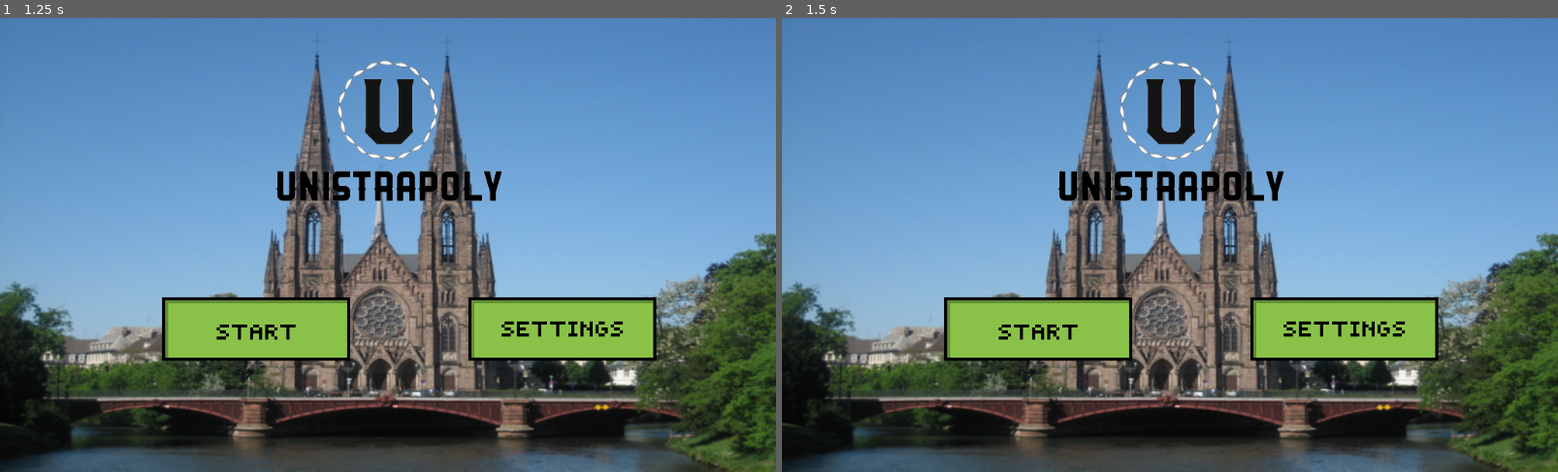
Above: before the commit, frames 1-2 (left to right).
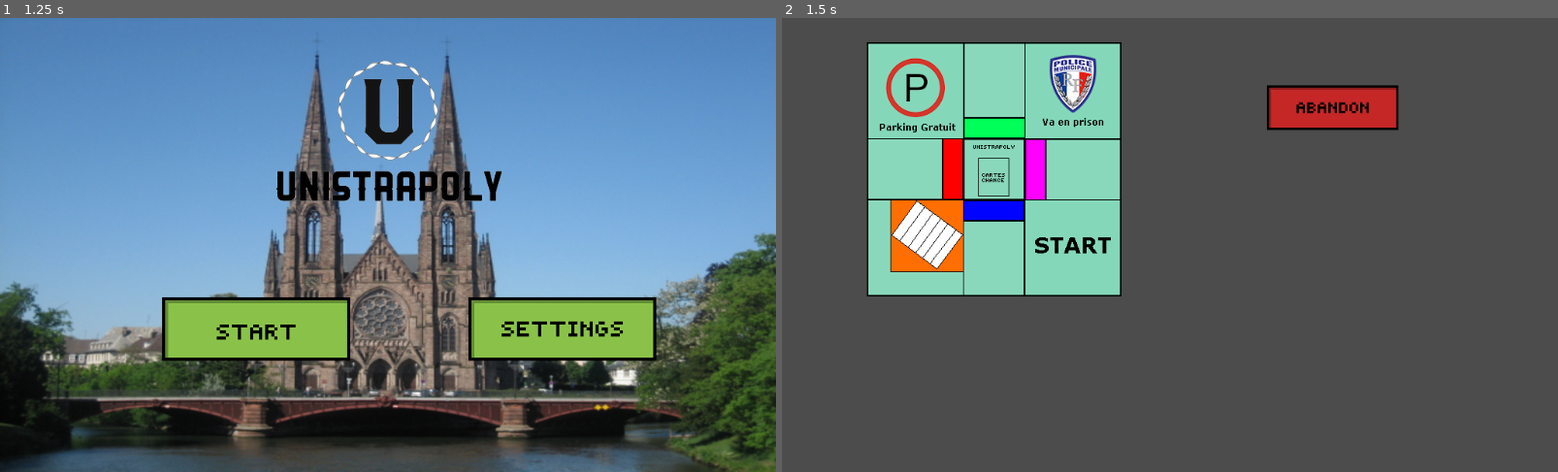
Above: after the commit, the same moments.

Repository: DARWICHAli/projet_integrateur
Game: Godot game, scene res://scene1.tscn
The game is run twice, just before and just after one commit, with the same random seed, the same clock (stepped at 60 frames per second) and the same inputs. Before the commit the project has no main scene; this scene is started directly in both runs.
Inputs (mouse positions are in pixels of both pictures, inside the frame that each line leads up to):
- Up to frame 1 (1.25 s): click (535, 140) at 0.52 s
- Up to frame 2 (1.5 s): click (1014, 376) at 1.25 s

Frame 1 is identical in both runs. In frame 2, 92% of the frame differs, in the area x 0-100%, y 0-100%.

Commit message:
Implementation acceuil et abandon

Diff:
--- /dev/null
+++ b/godot/Acceuil.gd
@@ -0,0 +1,27 @@
+extends Node2D
+
+
+# Declare member variables here. Examples:
+# var a = 2
+# var b = "text"
+
+func init_game():
+	pass
+
+# Called when the node enters the scene tree for the first time.
+func _ready():
+	init_game()
+
+# Called every frame. 'delta' is the elapsed time since the previous frame.
+#func _process(delta):
+#	pass
+
+
+func _on_StartButton_pressed():
+	init_game()
+	$"Acceuil".hide()
+
+
+func _on_TextureButton_pressed():
+	init_game()
+	$"Acceuil".show()
--- a/godot/project.godot
+++ b/godot/project.godot
@@ -16,7 +16,7 @@
 [application]
 
 config/name="Godot"
-run/main_scene="res://Jeu.tscn"
+run/main_scene="res://scene1.tscn"
 config/icon="res://icon.png"
 
 [rendering]
--- a/godot/scene1.tscn
+++ b/godot/scene1.tscn
@@ -17,8 +17,9 @@
 [ext_resource path="res://GFX/setting_not_pressed.png" type="Texture" id=15]
 [ext_resource path="res://GFX/setting_pressed.png" type="Texture" id=16]
 [ext_resource path="res://GFX/logo.png" type="Texture" id=17]
-[ext_resource path="res://GFX/rules_pressed.png" type="Texture" id=18]
-[ext_resource path="res://GFX/rules_not_pressed.png" type="Texture" id=19]
+[ext_resource path="res://Acceuil.gd" type="Script" id=18]
+[ext_resource path="res://GFX/abandon_pressed.png" type="Texture" id=19]
+[ext_resource path="res://GFX/abandon_not_pressed.png" type="Texture" id=20]
 
 [sub_resource type="TileSet" id=1]
 1/name = "parking_gratuit3.png 1"
@@ -214,6 +215,7 @@
 17/z_index = 0
 
 [node name="Node2D" type="Node2D"]
+script = ExtResource( 18 )
 
 [node name="TileMap" type="TileMap" parent="."]
 tile_set = SubResource( 1 )
@@ -221,6 +223,18 @@
 format = 1
 tile_data = PoolIntArray( 262158, 1, 0, 262174, 1610612742, 0, 262184, 14, 0, 1310734, -1610612731, 0, 1310750, 15, 0, 1310760, -1073741822, 0, 1966094, 7, 0, 1966110, 4, 0, 1966120, 8, 0 )
 
+[node name="Abandon" type="TextureButton" parent="."]
+margin_left = 566.764
+margin_top = 21.8633
+margin_right = 966.764
+margin_bottom = 421.863
+rect_scale = Vector2( 0.7, 0.7 )
+texture_normal = ExtResource( 20 )
+texture_pressed = ExtResource( 19 )
+__meta__ = {
+"_edit_use_anchors_": false
+}
+
 [node name="Acceuil" type="Node2D" parent="."]
 
 [node name="Background" type="TextureRect" parent="Acceuil"]
@@ -265,6 +279,9 @@
 margin_left = 110.0
 margin_right = 510.0
 margin_bottom = 400.0
+focus_mode = 1
+mouse_default_cursor_shape = 2
+enabled_focus_mode = 1
 texture_normal = ExtResource( 14 )
 texture_pressed = ExtResource( 13 )
 
@@ -272,12 +289,8 @@
 margin_left = 514.0
 margin_right = 914.0
 margin_bottom = 400.0
+mouse_default_cursor_shape = 2
 texture_normal = ExtResource( 15 )
 texture_pressed = ExtResource( 16 )
-
-[node name="RulesButton" type="TextureButton" parent="Acceuil/VBoxContainer"]
-margin_top = 677.0
-margin_right = 1024.0
-margin_bottom = 1077.0
-texture_normal = ExtResource( 19 )
-texture_pressed = ExtResource( 18 )
+[connection signal="pressed" from="Abandon" to="." method="_on_TextureButton_pressed"]
+[connection signal="pressed" from="Acceuil/VBoxContainer/HBoxContainer/StartButton" to="." method="_on_StartButton_pressed"]
Not shown: 1 places in godot/scene1.tscn that only renumber resources
